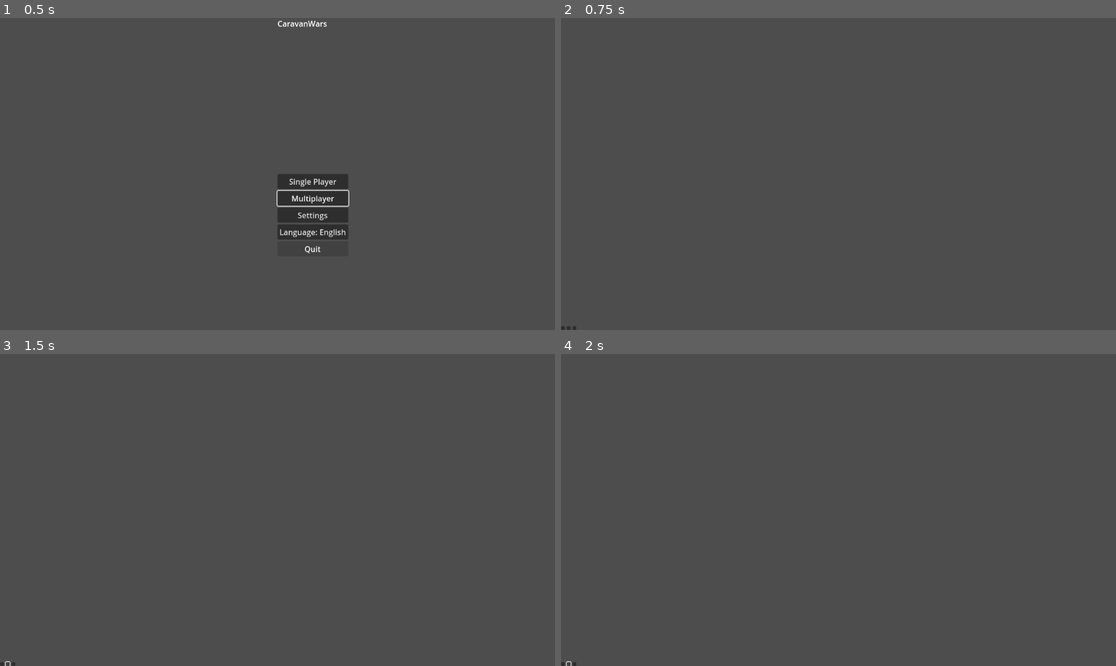
Above: before the commit, frames 1-4 (two rows, left to right).
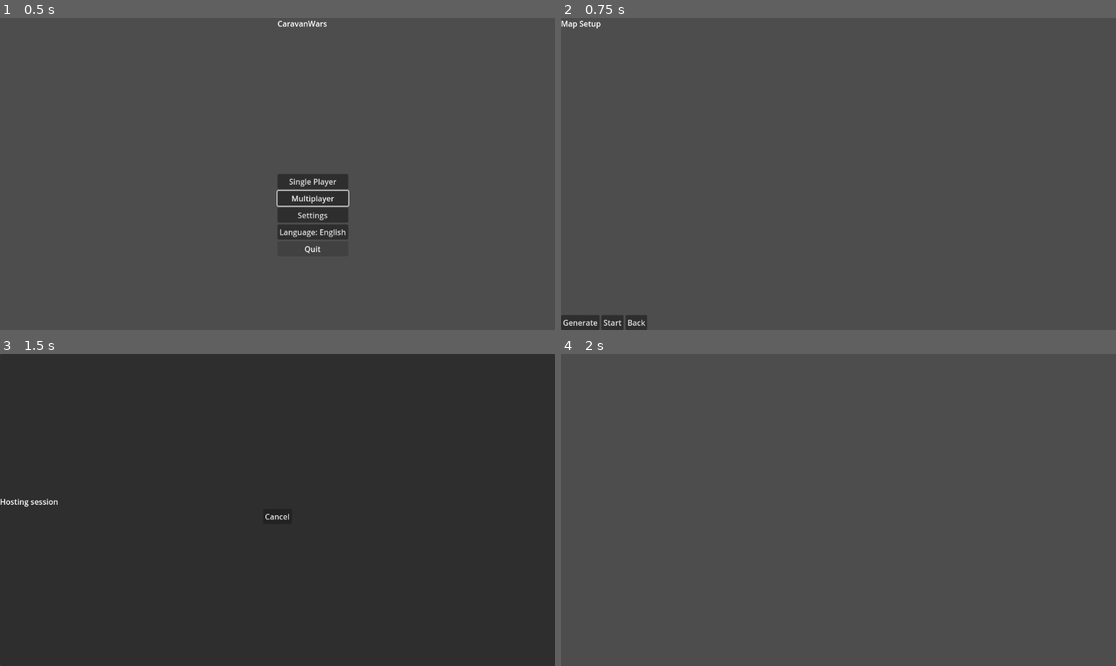
Above: after the commit, the same moments.

Repository: sepa79/CaravanWars
Game: Godot game, scene res://scenes/Main.tscn
Same seed, same stepped clock (60 frames per second), same inputs: the game is played once before the commit and once after it.
Inputs (mouse positions are in pixels of both pictures, inside the frame that each line leads up to; where the layout moved, square brackets give the same spot in the first picture):
- Up to frame 1 (0.5 s): no input
- Up to frame 2 (0.75 s): click "Single Player" at 0.5 s
- Up to frame 3 (1.5 s): click (49, 659) [5, 662] at 1.25 s
- Up to frame 4 (2 s): no input

Frame 1 is identical in both runs. In frame 2, 0.7% of the frame differs, in the area x 0-16%, y 0-100%; in frame 3, 100%, in the area x 0-100%, y 0-100%; in frame 4, less than 0.1%.
Error before the commit: Trying to assign value of type 'Control' to a variable of type ''. (res://ui/MapSetupScreen.gd:28)
Error after the commit: Invalid call. Nonexistent function 'set_map_data' in base 'Nil'. (res://ui/MapSetupScreen.gd:59)

Commit message:
fix: cast map view node

Diff:
--- a/game/ui/MapSetupScreen.gd
+++ b/game/ui/MapSetupScreen.gd
@@ -25,7 +25,7 @@
             draw_circle(city * map_scale, 2.0, Color.RED)
 
 @onready var title_label: Label = $VBox/Title
-@onready var map_view: MapView = $VBox/MapView
+@onready var map_view: MapView = $VBox/MapView as MapView
 @onready var generate_button: Button = $VBox/Buttons/Generate
 @onready var start_button: Button = $VBox/Buttons/Start
 @onready var back_button: Button = $VBox/Buttons/Back
Not shown, changed: CHANGELOG.md
